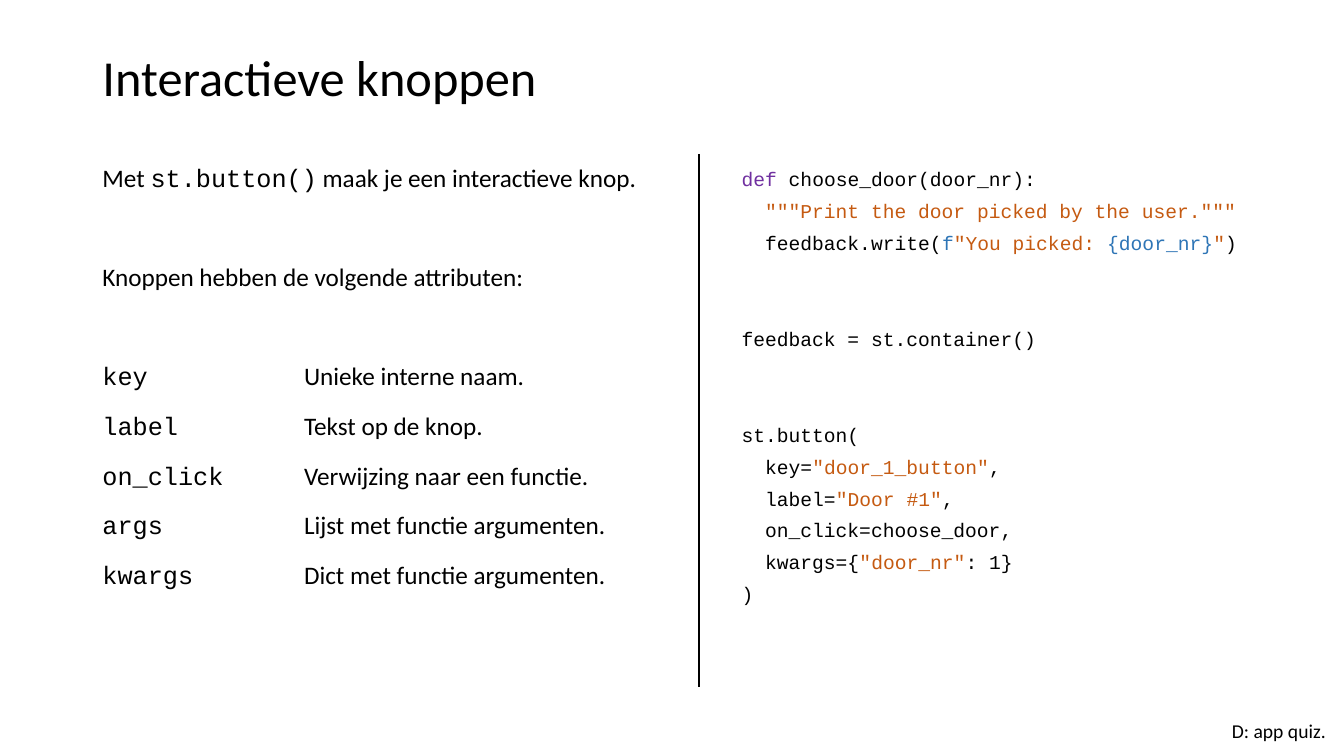
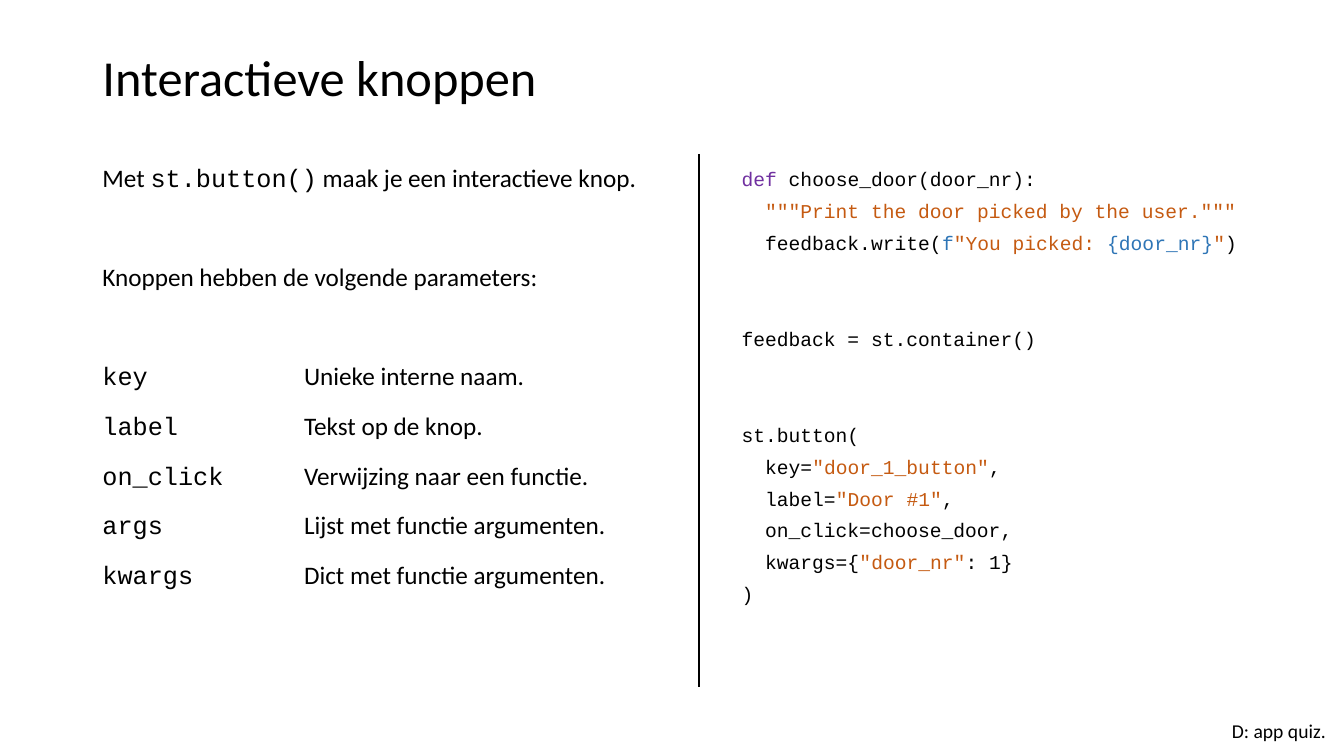
Before and after one commit to LFKoning/knowledge-sharing, a slide deck: slide 37 of python_course_4p/4_api_app/4_api_app.pptx. Drawn at 1344x756 pixels with LibreOffice and Linux fonts; fonts in the diff are those of the drawing. Boxes give left, top, right and bottom in pixels: in the first picture for what was removed or moved away, otherwise in the second. Text is boxed around its words. In the diff, an @@ line names an element or a change of style, - is before the commit and + after.

```diff
--- a/python_course_4p/4_api_app/4_api_app.pptx
+++ b/python_course_4p/4_api_app/4_api_app.pptx
@@ text at [102,268,538,291]: text changed @@
-Knoppen hebben de volgende attributen:
+Knoppen hebben de volgende parameters:
```
Also in this commit, not shown: 8 other slides changed, 12 other files.
